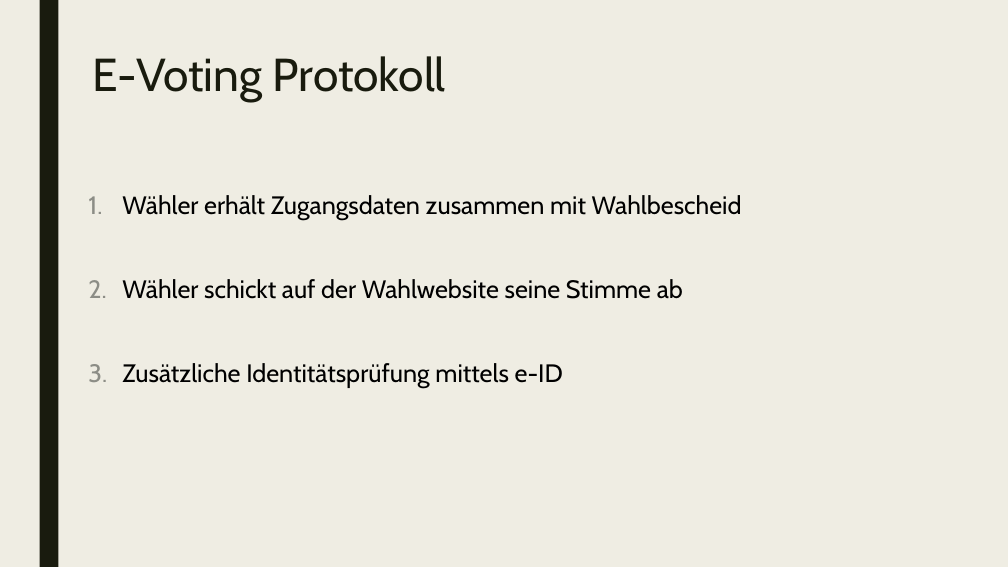
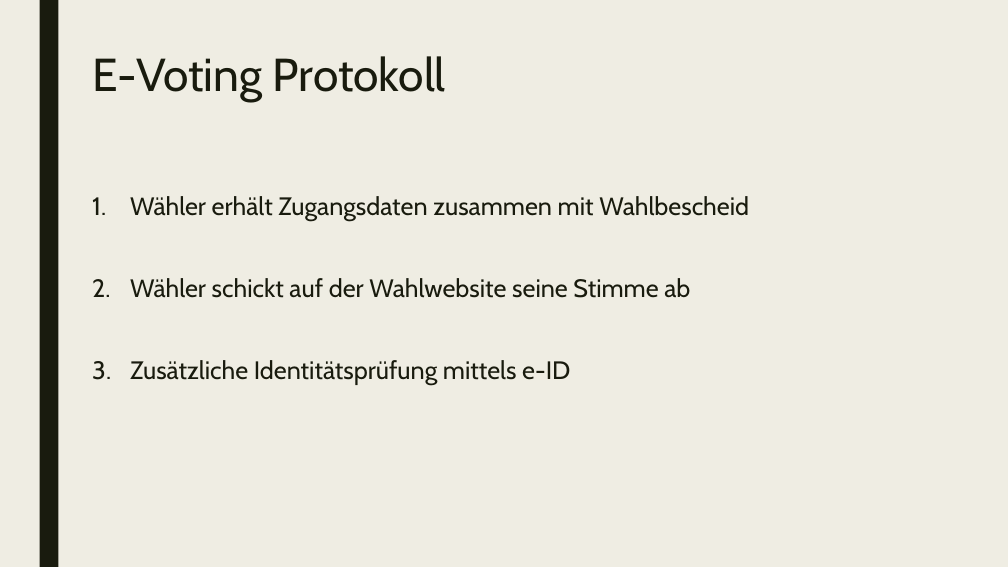
Before and after one commit to kohlerta/Krypto, a slide deck: slide 43 of homomorphe_verschlüsselungen.pptx. Drawn at 1008x567 pixels with LibreOffice and Linux fonts; fonts in the diff are those of the drawing. Boxes give left, top, right and bottom in pixels: in the first picture for what was removed or moved away, otherwise in the second. Text is boxed around its words. In the diff, an @@ line names an element or a change of style, - is before the commit and + after.

```diff
--- a/homomorphe_verschlüsselungen.pptx
+++ b/homomorphe_verschlüsselungen.pptx
@@ text "Wähler erhält Zugangsdaten zusammen mit ..." at box(130, 196, 749, 385): text colour #000000 to #191B0E; indent changed; line spacing 0.9 to 0.94; less space between paragraphs @@
```
Also in this commit, not shown: 5 other slides changed, 9 other files.
